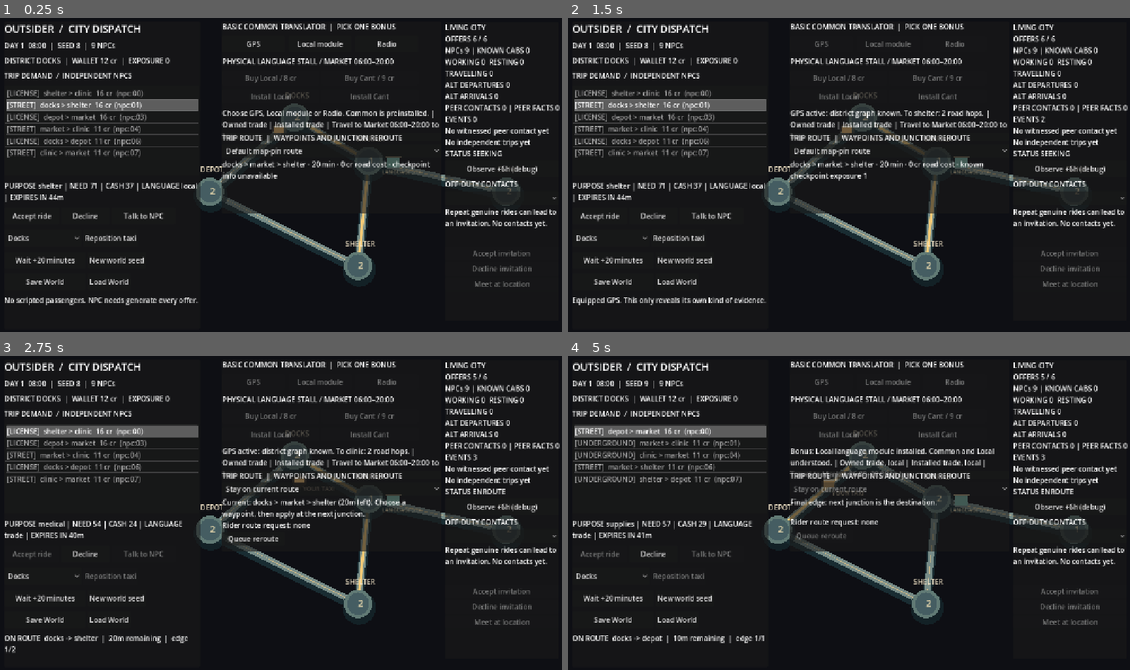
Above: before the commit, frames 1-4 (two rows, left to right).
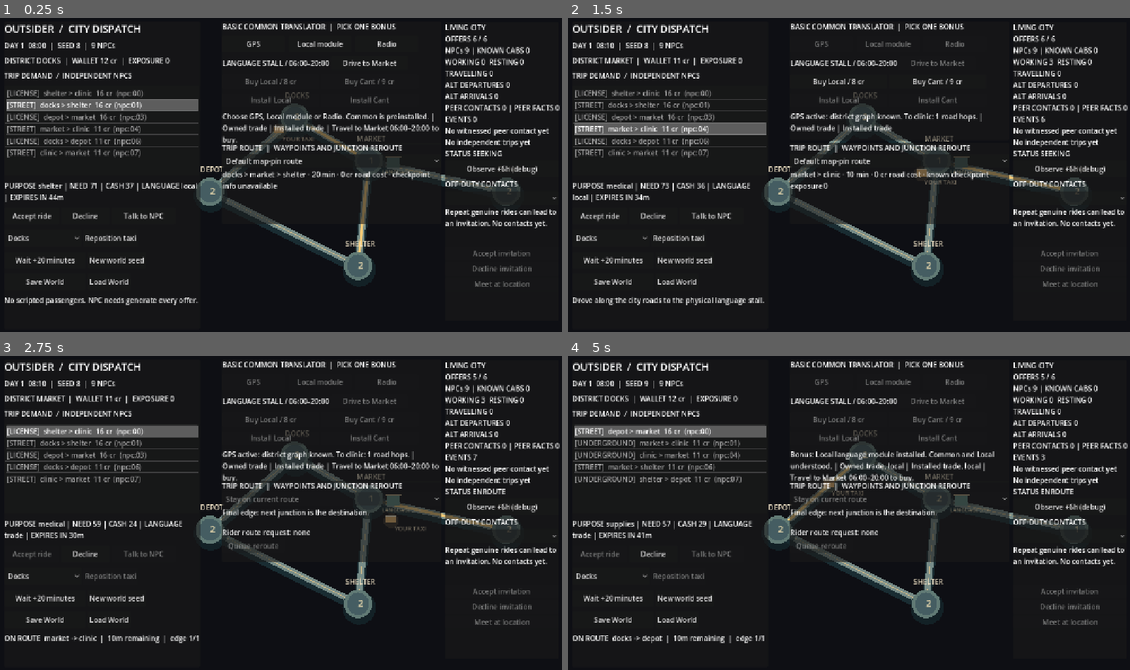
Above: after the commit, the same moments.

Repository: MohamedXIV/outsider-driver-2d
Game: Godot game, scene res://scenes/sandbox.tscn
The game is run twice, just before and just after one commit, with the same random seed, the same clock (stepped at 60 frames per second) and the same inputs.
Inputs (mouse positions are in pixels of both pictures, inside the frame that each line leads up to):
- Up to frame 1 (0.25 s): no input
- Up to frame 2 (1.5 s): click "GPS" at 0.5 s; click (938, 61) at 1.25 s, where only the run after the commit has a clickable "Drive to Market"
- Up to frame 3 (2.75 s): click "Accept ride" at 2 s
- Up to frame 4 (5 s): click "New world seed" at 2.75 s; click "Local module" at 3.5 s; click "Accept ride" at 4.25 s

The runs differ from the first frame. In frame 1, 4.6% of the frame differs, in the area x 39-79%, y 12-66%; in frame 2, 8.8%, in the area x 0-88%, y 7-92%; in frame 3, 6.5%; in frame 4, 4.7%.

Commit message:
feat(languages): add physical market travel affordance and use actual click in Web acceptance

Diff:
--- a/scenes/sandbox.tscn
+++ b/scenes/sandbox.tscn
@@ -225,7 +225,7 @@
 offset_left = 510.0
 offset_top = 16.0
 offset_right = 1006.0
-offset_bottom = 258.0
+offset_bottom = 285.0
 
 [node name="Content" type="VBoxContainer" parent="HUD/GearPanel"]
 layout_mode = 2
@@ -254,9 +254,17 @@
 custom_minimum_size = Vector2(142, 36)
 text = "Radio"
 
-[node name="MarketHeading" type="Label" parent="HUD/GearPanel/Content"]
-layout_mode = 2
-text = "PHYSICAL LANGUAGE STALL / MARKET 06:00–20:00"
+[node name="MarketHeading" type="HBoxContainer" parent="HUD/GearPanel/Content"]
+layout_mode = 2
+
+[node name="Label" type="Label" parent="HUD/GearPanel/Content/MarketHeading"]
+layout_mode = 2
+text = "LANGUAGE STALL / 06:00–20:00"
+
+[node name="DriveMarket" type="Button" parent="HUD/GearPanel/Content/MarketHeading"]
+layout_mode = 2
+custom_minimum_size = Vector2(175, 31)
+text = "Drive to Market"
 
 [node name="MarketBuy" type="HBoxContainer" parent="HUD/GearPanel/Content"]
 layout_mode = 2
@@ -292,9 +300,9 @@
 
 [node name="RoutePanel" type="PanelContainer" parent="HUD"]
 offset_left = 510.0
-offset_top = 268.0
+offset_top = 291.0
 offset_right = 1006.0
-offset_bottom = 452.0
+offset_bottom = 475.0
 
 [node name="Content" type="VBoxContainer" parent="HUD/RoutePanel"]
 layout_mode = 2
--- a/scripts/sandbox/sandbox_main.gd
+++ b/scripts/sandbox/sandbox_main.gd
@@ -28,6 +28,7 @@
 @onready var _gps: Button = $HUD/GearPanel/Content/Devices/GPS
 @onready var _translator: Button = $HUD/GearPanel/Content/Devices/Translator
 @onready var _radio: Button = $HUD/GearPanel/Content/Devices/Radio
+@onready var _drive_market: Button = $HUD/GearPanel/Content/MarketHeading/DriveMarket
 @onready var _buy_local: Button = $HUD/GearPanel/Content/MarketBuy/BuyLocal
 @onready var _buy_cant: Button = $HUD/GearPanel/Content/MarketBuy/BuyCant
 @onready var _install_local: Button = $HUD/GearPanel/Content/MarketInstall/InstallLocal
@@ -72,6 +73,7 @@
 	_city.waypoint_clicked.connect(_on_map_waypoint)
 	_gps.pressed.connect(_on_starter_device.bind("gps"))
 	_translator.pressed.connect(_on_starter_device.bind("module:local"))
+	_drive_market.pressed.connect(_on_drive_market)
 	_buy_local.pressed.connect(_on_buy_module.bind("local"))
 	_buy_cant.pressed.connect(_on_buy_module.bind("cant"))
 	_install_local.pressed.connect(_on_install_module.bind("local"))
@@ -201,6 +203,15 @@
 		_conversation = null # Re-read live context on the next conversation.
 	else:
 		_notice_text = "Only one starter device per world; equipment already selected."
+	_render()
+
+
+func _on_drive_market() -> void:
+	if _world.reposition("market"):
+		_conversation = null
+		_notice_text = "Drove along the city roads to the physical language stall."
+	else:
+		_notice_text = "Cannot travel to Market while busy, already there or without road funds."
 	_render()
 
 
@@ -419,6 +430,9 @@
 	_radio.disabled = gear_selected
 	var stall: bool = _world.player_district == "market" and SandboxKnowledge.market_open(_world.minute) \
 			and _world.active_offer_id.is_empty() and not _world.meeting_in_progress()
+	_drive_market.disabled = _world.player_district == "market" or \
+			not _world.active_offer_id.is_empty() or _world.meeting_in_progress() \
+			or _world.credits < SandboxRoads.hops(_world.player_district, "market")
 	_buy_local.disabled = not stall or _world.modules_owned.has("local") \
 			or int(_world.market_stock["local"]) == 0 or _world.credits < 8
 	_buy_cant.disabled = not stall or _world.modules_owned.has("cant") \
@@ -559,6 +573,7 @@
 		"sandboxInstallLocalPoint": _install_local.get_global_rect().get_center(),
 		"sandboxInstallCantPoint": _install_cant.get_global_rect().get_center(),
 		"sandboxCommonPoint": _request_common.get_global_rect().get_center(),
+		"sandboxMarketTravelPoint": _drive_market.get_global_rect().get_center(),
 		"sandboxDistrictPoint": _districts.get_global_rect().get_center(),
 		"sandboxRepositionPoint": _reposition.get_global_rect().get_center(),
 		"sandboxOfferTalkPoint": _talk.get_global_rect().get_center()
Not shown, changed: tests/web_sandbox_smoke.cjs
